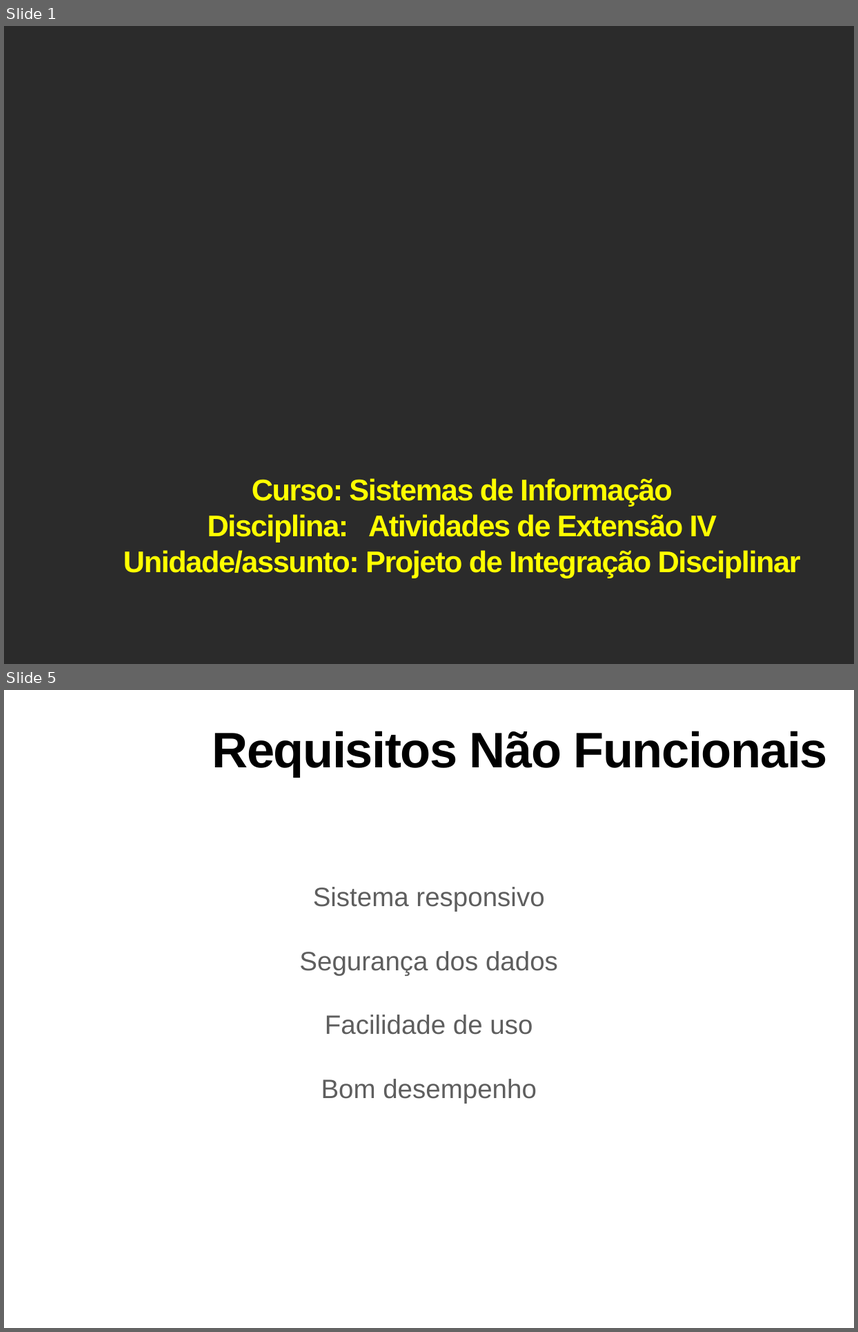
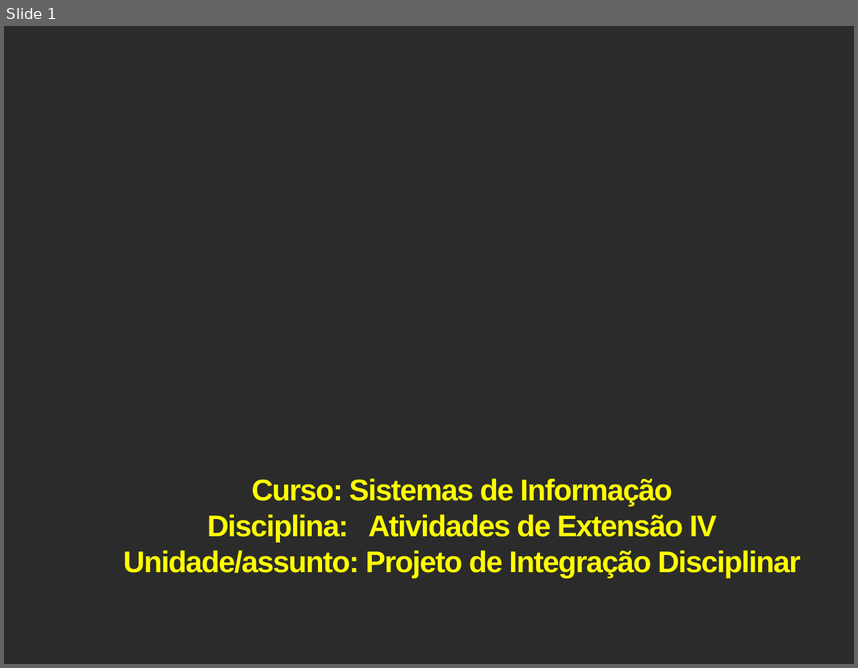
Before and after one commit to DaniloRibs/PetLink, a slide deck: Apresentação/FAI_SI_AE_IV-Slides 2 PetLink.pptx. Shown one above the other, each under a label of ours: slides 1 and 5 before the commit, slide 1 after it; the slides between them are not shown. The pictures are 858x1332 and 858x668 pixels, drawn with LibreOffice and Linux fonts; fonts in the diff are those of the drawing; background and template pictures are left out; a plain dark background stands for a picture behind light text. Boxes give left, top, right and bottom in pixels: in the first picture for what was removed or moved away, otherwise in the second. Text is boxed around its words. In the diff, an @@ line names an element or a change of style, - is before the commit and + after.

```diff
--- a/Apresentação/FAI_SI_AE_IV-Slides 2 PetLink.pptx
+++ b/Apresentação/FAI_SI_AE_IV-Slides 2 PetLink.pptx
@@ slide 5 removed at [4, 690, 854, 1328], background picture (left out) @@
@@ title removed at [212, 731, 828, 778] @@
-Requisitos Não Funcionais
@@ text removed at [299, 887, 558, 1103] @@
-Sistema responsivo
-Segurança dos dados
-Facilidade de uso
-Bom desempenho
```
Also in this commit, not shown: 3 slides changed, 5 slides added, 3 other slides removed, 5 other files.
